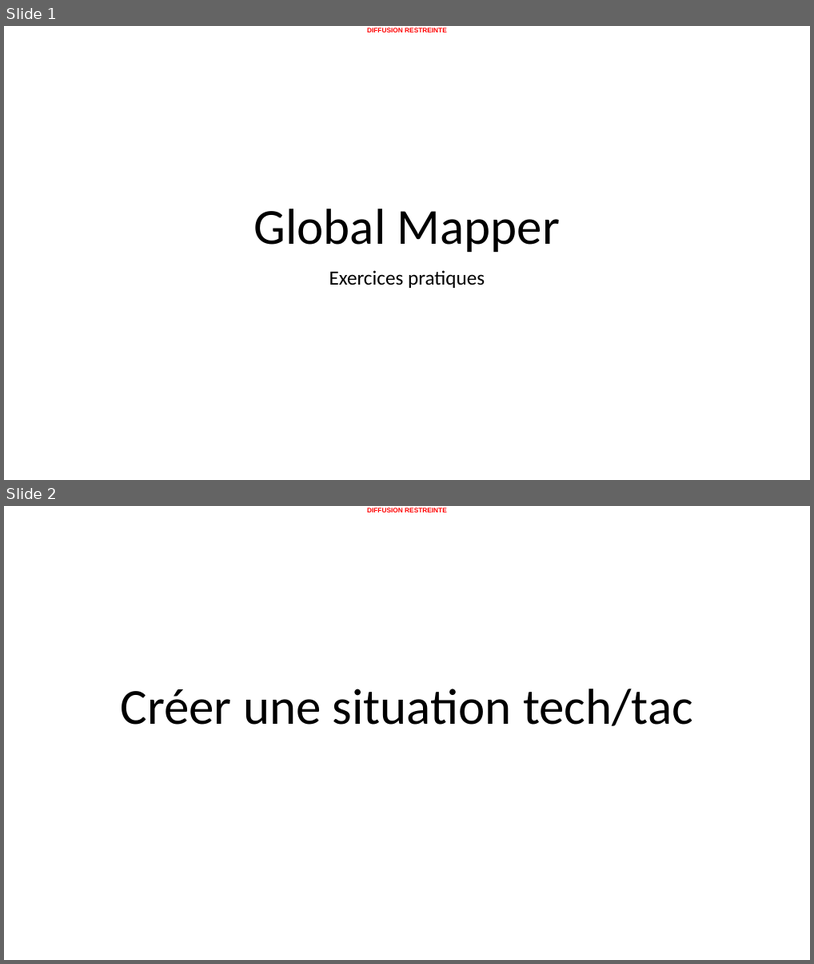
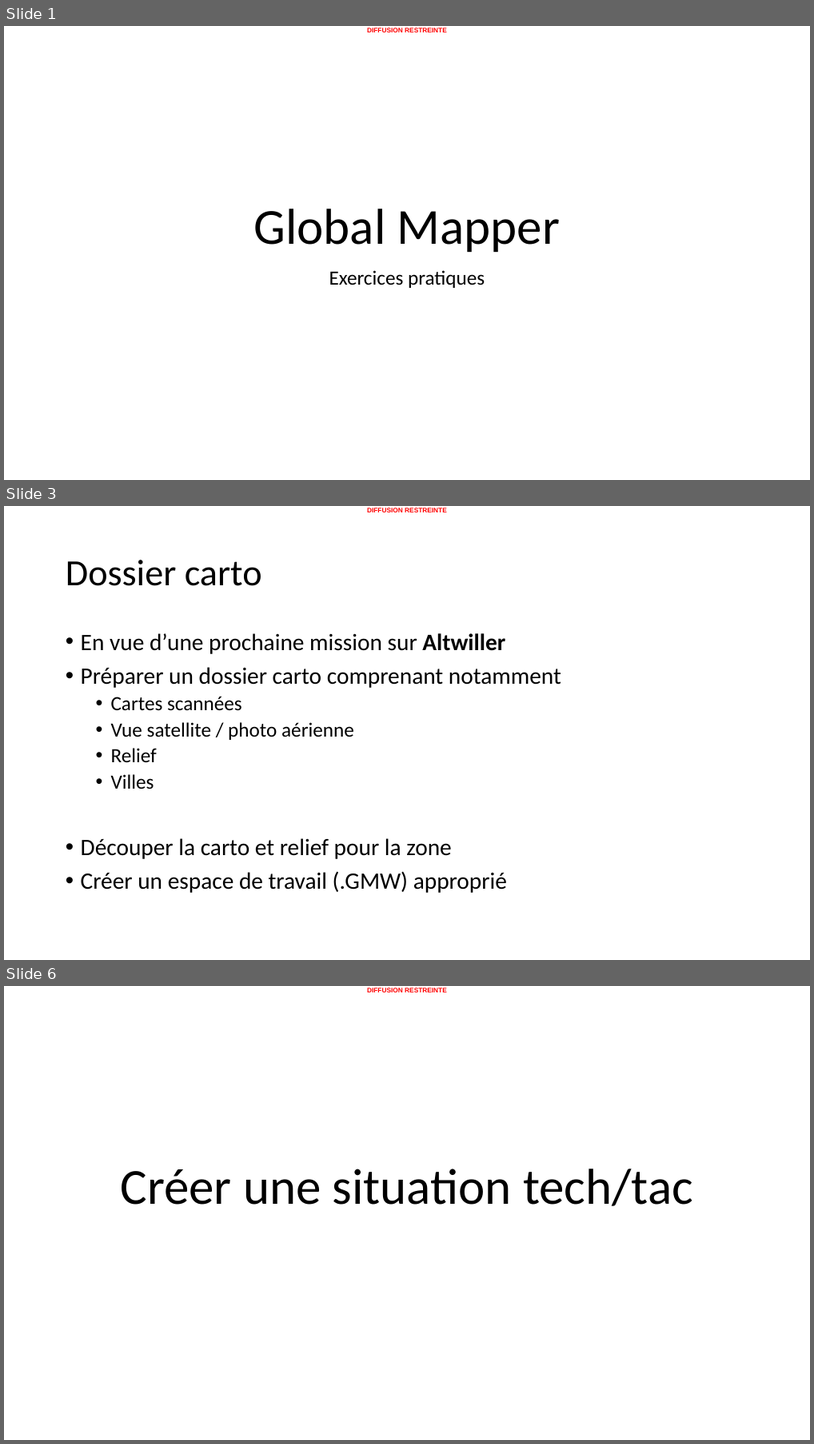
Before and after one commit to 20100dbg/OutilsGeo, a slide deck: cours/GM - Travaux pratiques - cas concrets.pptx. Shown one above the other, each under a label of ours: slides 1 and 2 before the commit, slides 1, 3 and 6 after it; the slides between them are not shown. The pictures are 814x964 and 814x1444 pixels, drawn with LibreOffice and Linux fonts; fonts in the diff are those of the drawing; background and template pictures are left out. Boxes give left, top, right and bottom in pixels: in the first picture for what was removed or moved away, otherwise in the second. Text is boxed around its words. In the diff, an @@ line names an element or a change of style, - is before the commit and + after.

```diff
--- a/cours/GM - Travaux pratiques - cas concrets.pptx
+++ b/cours/GM - Travaux pratiques - cas concrets.pptx
@@ slide 3 added at <box>4,506,810,960</box>, background #FFFFFF; not listed: 1 template element that a slide beside it also shows @@
@@ title added at <box>66,560,262,586</box>, 44 pt, text #000000 @@
+Dossier carto
@@ text added at <box>81,633,562,892</box>, 28 pt, text #000000 @@
+• En vue d’une prochaine mission sur Altwiller
+• Préparer un dossier carto comprenant notamment
+  • Cartes scannées
+  • Vue satellite / photo aérienne
+  • Relief
+  • Villes
+• Découper la carto et relief pour la zone
+• Créer un espace de travail (.GMW) approprié
@@ what was slide 2 is now slide 6 @@
```
Also in this commit, not shown: 4 other slides added, 13 other files.
